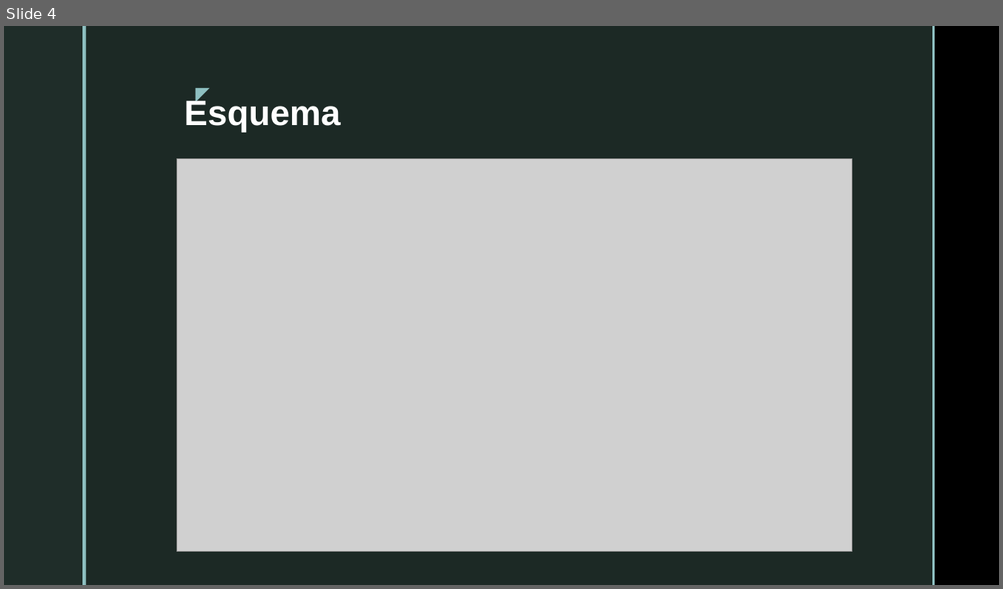
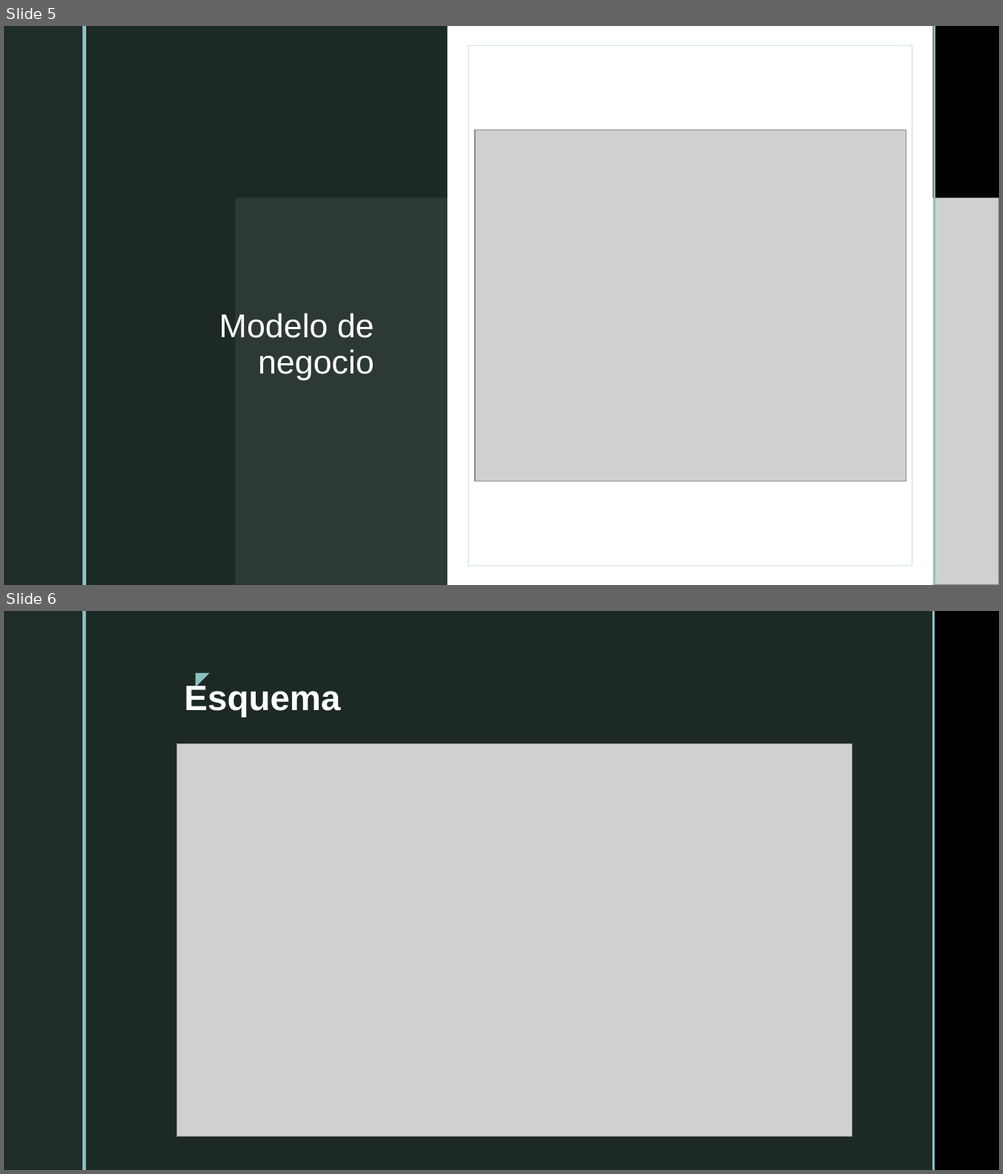
Before and after one commit to PhycomEspol/Audio-reactive, a slide deck: Expo.pptx. Shown one above the other, each under a label of ours: slide 4 before the commit, slides 5 and 6 after it. The pictures are 1003x589 and 1003x1174 pixels, drawn with LibreOffice and Linux fonts; fonts in the diff are those of the drawing; grey boxes stand for pictures; background and template pictures are left out. Boxes give left, top, right and bottom in pixels: in the first picture for what was removed or moved away, otherwise in the second. Text is boxed around its words. In the diff, an @@ line names an element or a change of style, - is before the commit and + after.

```diff
--- a/Expo.pptx
+++ b/Expo.pptx
@@ slide 5 added at (4, 26, 999, 585), background picture (left out); not listed: 2 template elements that a slide beside it also shows @@
@@ rectangle added at (4, 26, 999, 585), fill #000000 @@
@@ rectangle added at (4, 26, 82, 585), fill #1F2D29 @@
@@ rectangle added at (82, 26, 86, 585), fill #8EC0C1 @@
@@ rectangle added at (86, 26, 734, 585), fill #1F2D29 at 92% opacity @@
@@ rectangle added at (86, 26, 447, 585), fill #1F2D29 at 92% opacity @@
@@ rectangle added at (447, 26, 933, 585), fill #FFFFFF @@
@@ rectangle added at (468, 45, 912, 566), outline #BBD9DA 0.75 pt @@
@@ rectangle added at (734, 26, 736, 585), fill #8EC0C1 @@
@@ rectangle added at (933, 26, 935, 585), fill #8EC0C1 @@
@@ picture added at (475, 130, 906, 482) @@
@@ picture added at (236, 198, 999, 585) @@
@@ title added at (219, 313, 374, 380), 32 pt, text #FFFFFF @@
+Modelo de negocio
@@ what was slide 4 is now slide 6 @@
```
Also in this commit, not shown: 3 slides changed, 1 other slide added, 1 other file.
